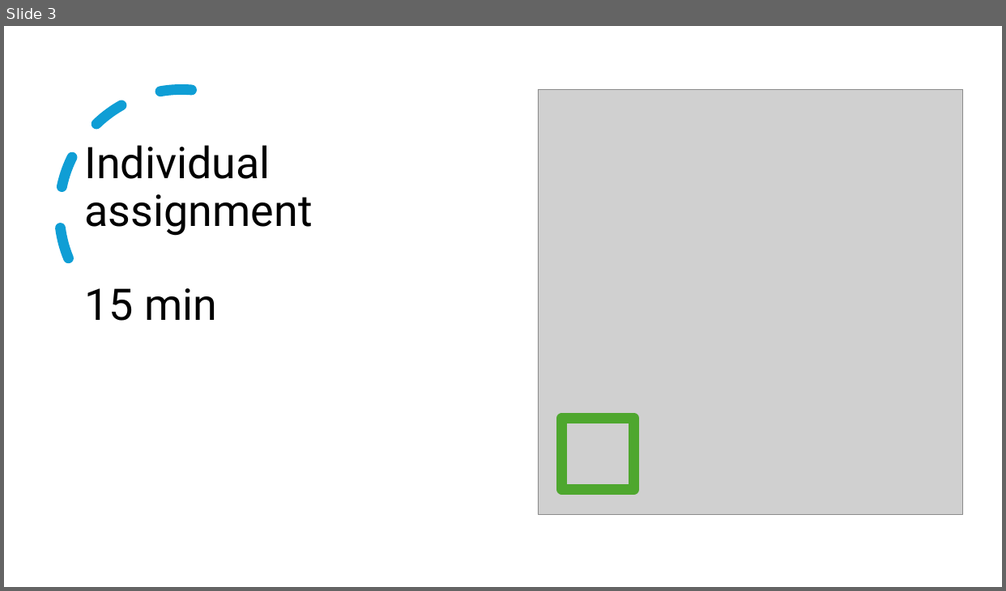
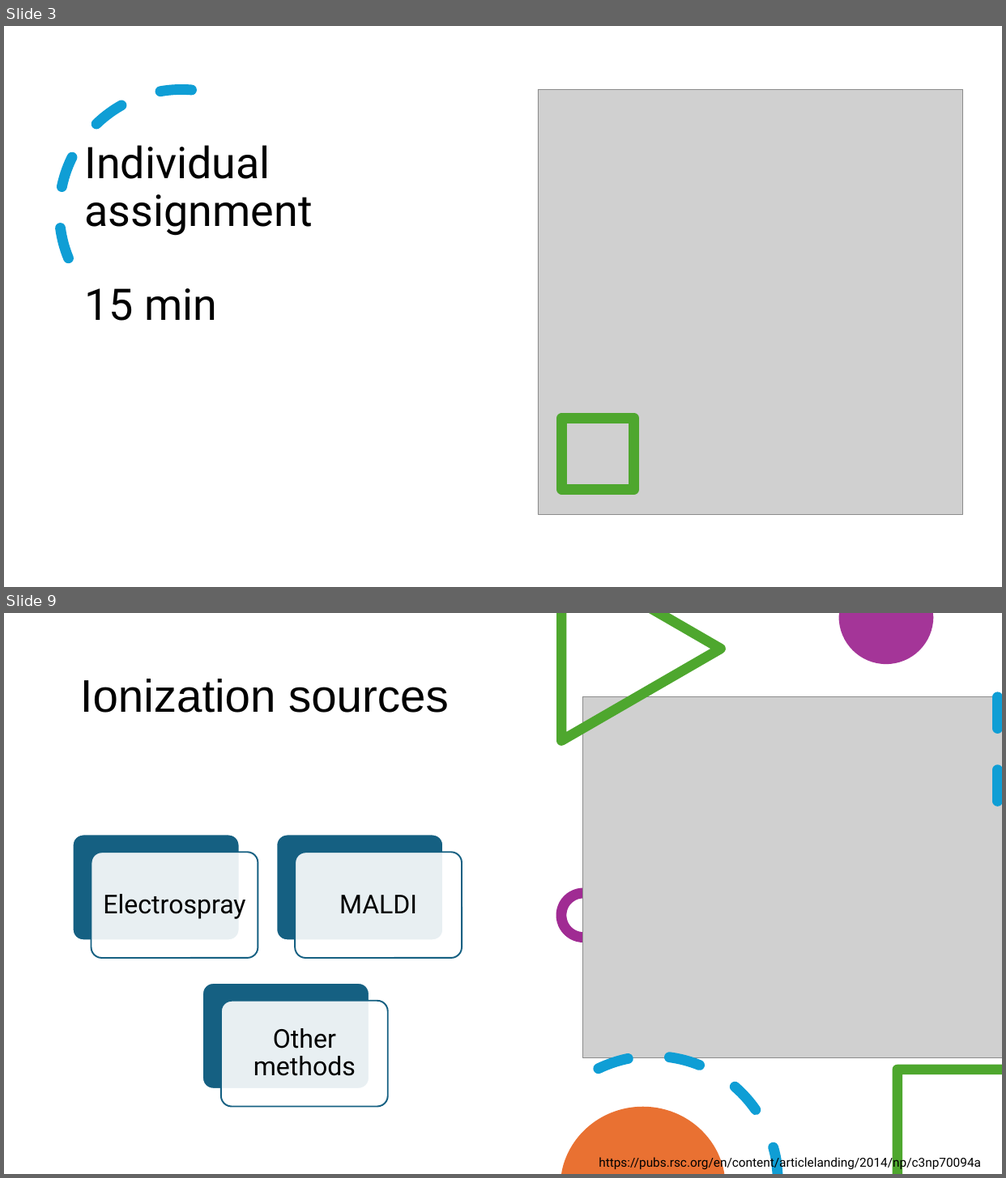
Before and after one commit to esnzgn/MSPROT, a slide deck: mass-spectrometry-fundamentals-5thsession.pptx. Shown one above the other, each under a label of ours: slide 3 before the commit, slides 3 and 9 after it; the slides between them are not shown. The pictures are 1006x591 and 1006x1178 pixels, drawn with LibreOffice and Linux fonts; fonts in the diff are those of the drawing; grey boxes stand for pictures. Boxes give left, top, right and bottom in pixels: in the first picture for what was removed or moved away, otherwise in the second. Text is boxed around its words. In the diff, an @@ line names an element or a change of style, - is before the commit and + after.

```diff
--- a/mass-spectrometry-fundamentals-5thsession.pptx
+++ b/mass-spectrometry-fundamentals-5thsession.pptx
@@ slide 9 added at box(4, 613, 1002, 1174), background #FFFFFF @@
@@ freeform shape added at box(556, 613, 726, 746), fill #4EA72E @@
@@ freeform shape added at box(839, 613, 933, 664), fill #A02B93 at 95% opacity @@
@@ title added at box(80, 679, 449, 713), 44 pt, text #000000 @@
+Ionization sources
@@ picture added at box(582, 697, 1002, 1058) @@
@@ line added from (998, 697) to (998, 828), #0F9ED5 10 pt dashed @@
@@ ellipse added at box(562, 893, 606, 937), outline #A02B93 10 pt @@
@@ freeform shape added at box(591, 1016, 787, 1174), fill #0F9ED5 @@
@@ group added at box(73, 835, 462, 1106): 6 rounded rectangles, 3 texts @@
+Electrospray
+MALDI
+Other methods
@@ freeform shape added at box(893, 1065, 1002, 1174), fill #4EA72E @@
@@ freeform shape added at box(562, 1107, 725, 1174), fill #E97132 @@
@@ text added at box(599, 1157, 981, 1171), 12 pt, text #000000 @@
+https://pubs.rsc.org/en/content/articlelanding/2014/np/c3np70094a
```
Also in this commit, not shown: 1 slide changed, 7 other slides added.
